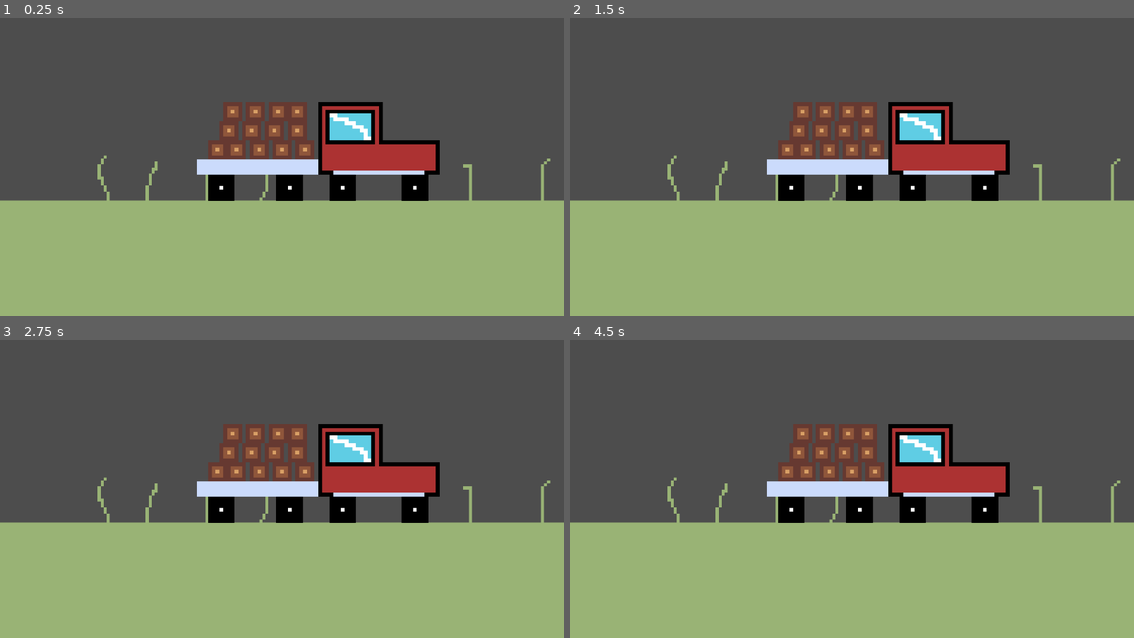
Above: before the commit, frames 1-4 (two rows, left to right).
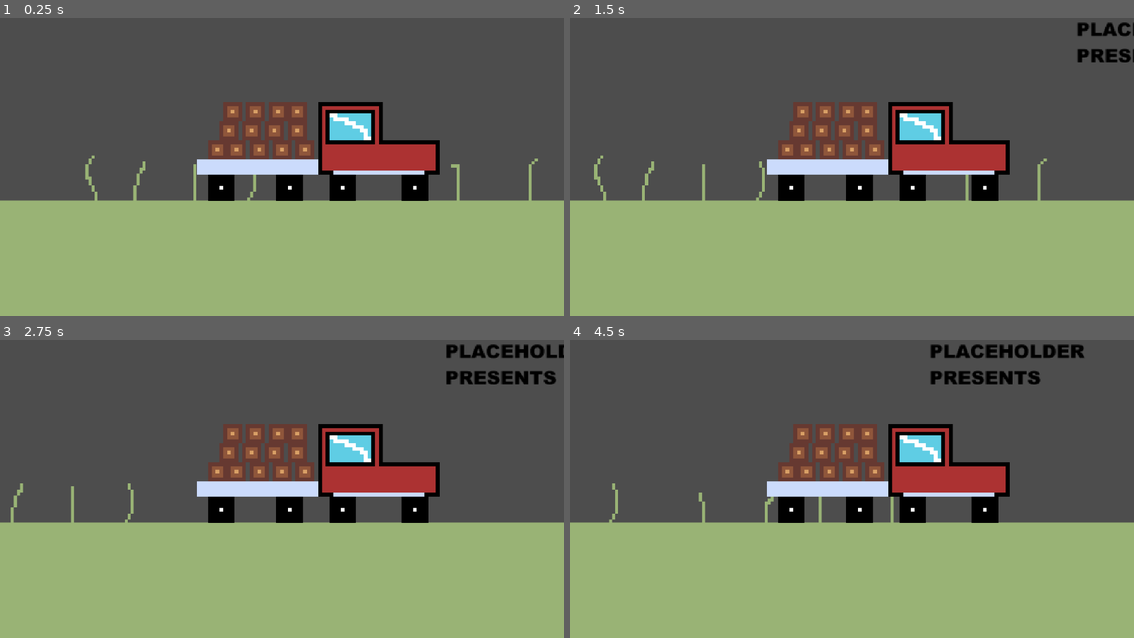
Above: after the commit, the same moments.

Repository: leftarrowkey/Trucker
Game: Godot game, scene res://node_2d.tscn
The game is run twice, just before and just after one commit, with the same random seed, the same clock (stepped at 60 frames per second) and the same inputs.
Inputs:
- Up to frame 1 (0.25 s): no input
- Up to frame 2 (1.5 s): no input
- Up to frame 3 (2.75 s): no input
- Up to frame 4 (4.5 s): no input

The runs differ from the first frame. In frame 1, 0.9% of the frame differs, in the area x 15-98%, y 46-62%; in frame 2, 1.4%; in frame 3, 1.9%; in frame 4, 2.2%, in the area x 6-98%, y 1-62%.

Commit message:
added intro

Diff:
--- /dev/null
+++ b/Truck.gd
@@ -0,0 +1,11 @@
+extends Sprite2D
+
+
+# Called when the node enters the scene tree for the first time.
+func _ready():
+	pass # Replace with function body.
+
+
+# Called every frame. 'delta' is the elapsed time since the previous frame.
+func _process(delta):
+	move_local_x(delta * 100)
--- a/node_2d.tscn
+++ b/node_2d.tscn
@@ -1,7 +1,9 @@
-[gd_scene load_steps=3 format=3 uid="uid://d0sfiugqfbbyh"]
+[gd_scene load_steps=5 format=3 uid="uid://d0sfiugqfbbyh"]
 
 [ext_resource type="Texture2D" uid="uid://dm6ns8y1ah3mn" path="res://assets/chap1.png" id="1_u0xol"]
 [ext_resource type="Texture2D" uid="uid://37h6ce6bw4rg" path="res://assets/truck.png" id="2_2c33i"]
+[ext_resource type="Script" path="res://Truck.gd" id="3_kcb5m"]
+[ext_resource type="Texture2D" uid="uid://boh2h8rljhn1f" path="res://assets/intro.png" id="4_ixncn"]
 
 [node name="Node2D" type="Node2D"]
 
@@ -15,7 +17,13 @@
 scale = Vector2(0.775635, 0.775635)
 texture = ExtResource("2_2c33i")
 flip_h = true
+script = ExtResource("3_kcb5m")
 
 [node name="Camera2D" type="Camera2D" parent="Truck"]
 position = Vector2(-95.1709, 45.4302)
 scale = Vector2(20.2529, 6.44992)
+
+[node name="Intro" type="Sprite2D" parent="."]
+position = Vector2(10142, 3213)
+scale = Vector2(2.12, 2.12)
+texture = ExtResource("4_ixncn")
Binary file added: assets/intro.png
Not shown, added: assets/intro.png.import
Not shown, added: assets/intro.kra
